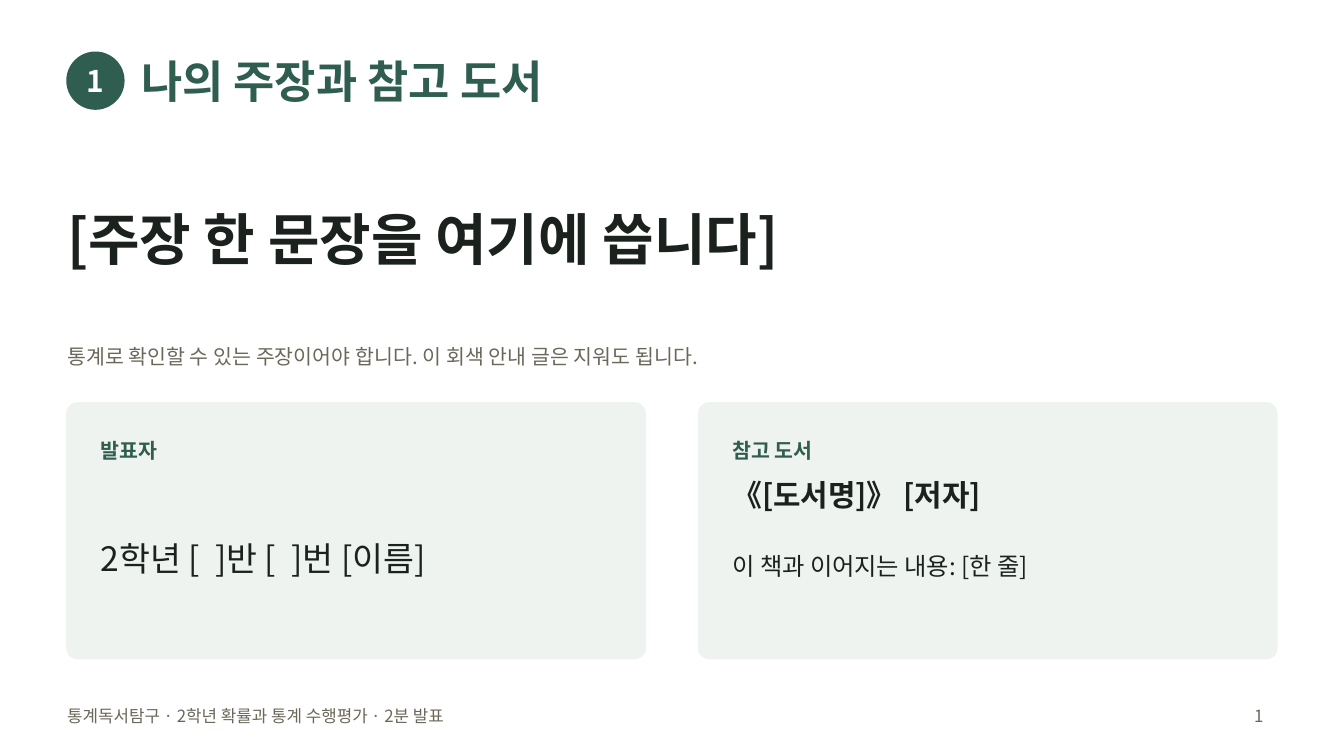
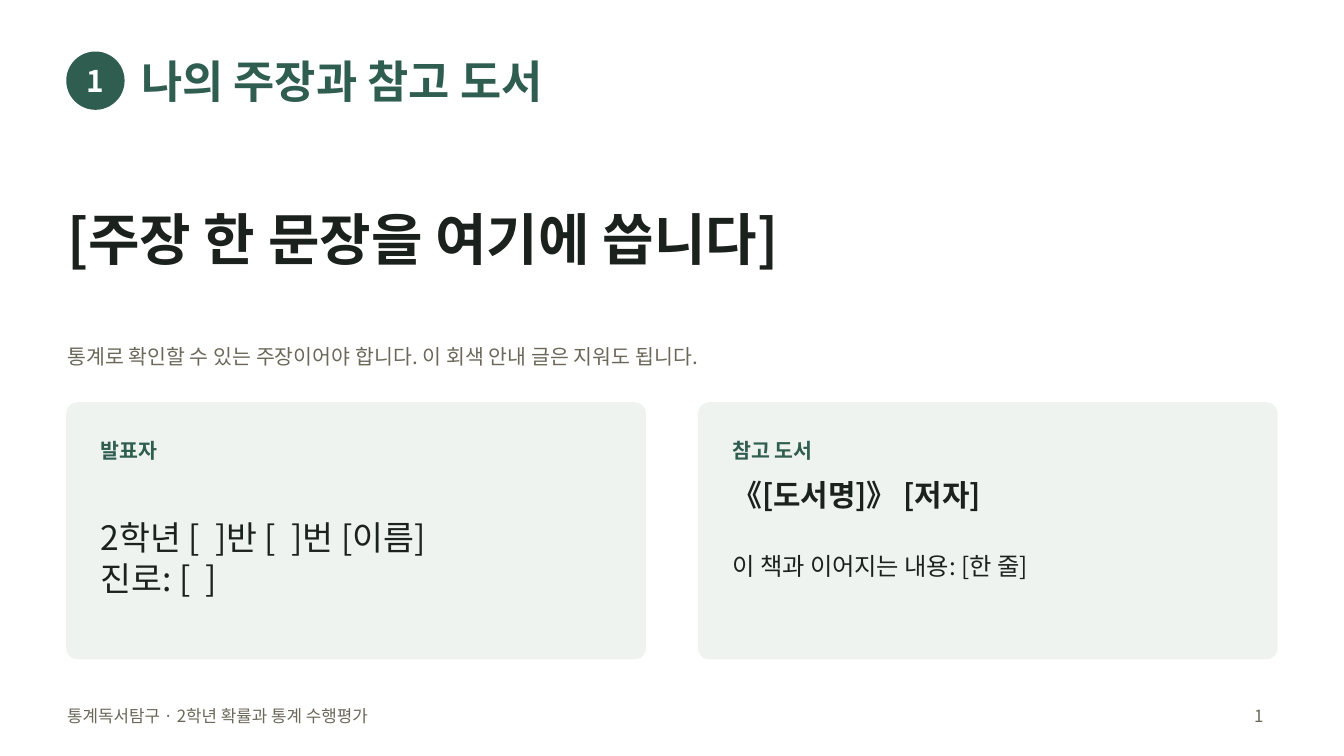
Before and after one commit to jaegeunsongsong/autobot, a slide deck: slide 1 of docs/2026-2학기-통계독서탐구-수행평가/발표틀.pptx. Drawn at 1344x756 pixels with LibreOffice and Linux fonts; fonts in the diff are those of the drawing. Boxes give left, top, right and bottom in pixels: in the first picture for what was removed or moved away, otherwise in the second. Text is boxed around its words. In the diff, an @@ line names an element or a change of style, - is before the commit and + after.

```diff
--- a/docs/2026-2학기-통계독서탐구-수행평가/발표틀.pptx
+++ b/docs/2026-2학기-통계독서탐구-수행평가/발표틀.pptx
@@ text "2학년 [ ]반 [ ]번 ...": place and size @@
-text "2학년 [ ]반 [ ]번 ..." at (101,543,426,577)
+text "2학년 [ ]반 [ ]번 ..." at (101,522,426,593)
@@ text at (101,563,172,593): paragraph added @@
+진로: [ ]
@@ text at (67,708,368,724): text changed @@
-통계독서탐구 · 2학년 확률과 통계 수행평가 · 2분 발표
+통계독서탐구 · 2학년 확률과 통계 수행평가
```
Also in this commit, not shown: 3 other slides changed, 8 other files.
